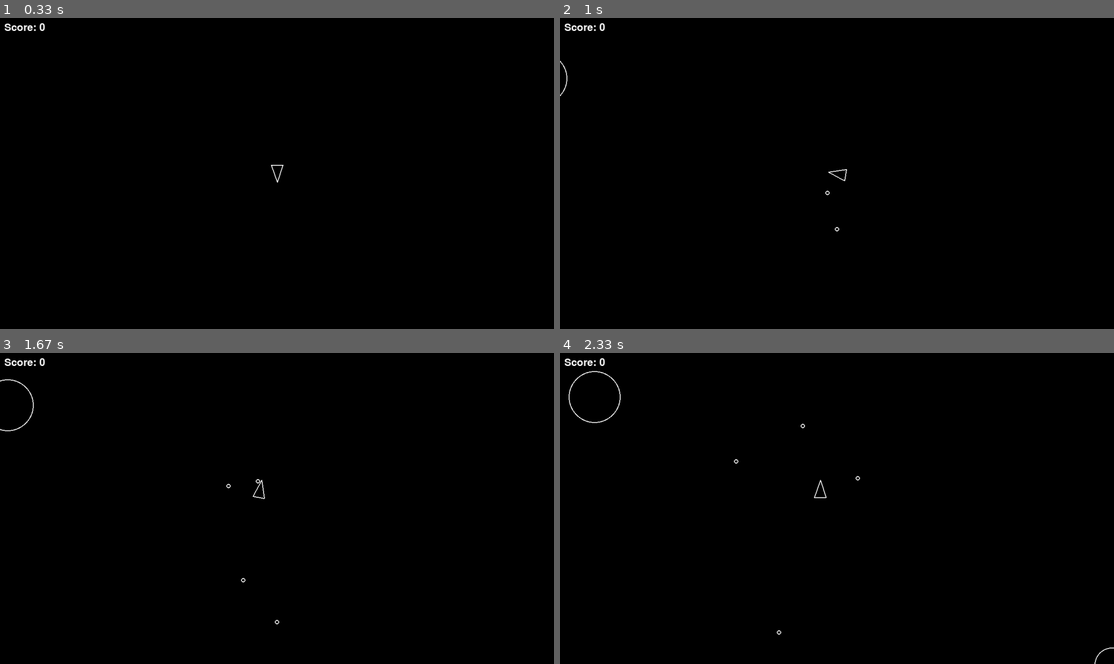
Above: before the commit, frames 1-4 (two rows, left to right).
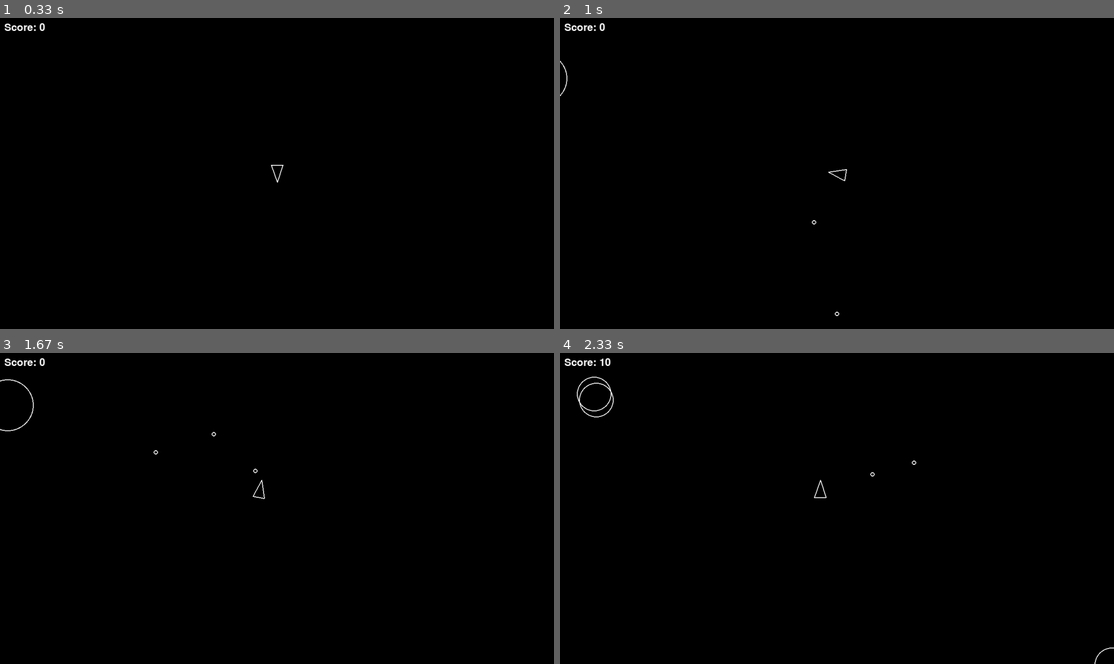
Above: after the commit, the same moments.

Repository: kebba-philip/asteroid-pygame
Game: pygame game, started from main.py
The game is run twice, just before and just after one commit, with the same random seed, the same clock (stepped at 60 frames per second) and the same inputs.
Inputs:
- Up to frame 1 (0.33 s): no input
- Up to frame 2 (1 s): tap Space at 0.33, 0.73 s; hold D from 0.67 s (still down)
- Up to frame 3 (1.67 s): tap Space at 1.03, 1.23, 1.57 s; release D at 1.13 s; hold W 1.17-1.47 s; hold D from 1.5 s (still down)
- Up to frame 4 (2.33 s): tap Space at 1.87, 2.07 s; release D at 1.97 s; hold A from 2 s (still down)

Frame 1 is identical in both runs. In frame 2, less than 0.1% of the frame differs, in the area x 45-51%, y 55-96%; in frame 3, less than 0.1%; in frame 4, 0.4%, in the area x 1-65%, y 1-91%.

Commit message:
Implement player respawn method

Diff:
--- a/player.py
+++ b/player.py
@@ -1,5 +1,5 @@
 from circleshape import CircleShape
-from constants import PLAYER_RADIUS, LINE_WIDTH, PLAYER_SPEED, PLAYER_TURN_SPEED, PLAYER_SHOOT_COOLDOWN_SECONDS
+from constants import PLAYER_RADIUS, LINE_WIDTH, PLAYER_SHOOT_SPEED, PLAYER_SPEED, PLAYER_TURN_SPEED, SCREEN_HEIGHT, SCREEN_WIDTH
 import pygame
 from shot import Shot
 
@@ -7,6 +7,7 @@
     def __init__(self, x: float, y: float) -> None:
         super().__init__(x, y, PLAYER_RADIUS)
         self.timer = 0
+        self.invincible_timer = 0
         self.rotation = 0
 
 
@@ -52,6 +53,24 @@
                 self.timer = 0.3
                 self.shoot()
 
+        if self.timer > 0:
+            self.timer -= dt
+
+        if self.invincible_timer > 0:
+            self.invincible_timer -= dt
+
+        keys = pygame.key.get_pressed()
+
     def shoot (self):
         shot = Shot(self.position.x, self.position.y)
-        shot.velocity = pygame.Vector2(0, 1).rotate(self.rotation) * PLAYER_SPEED
+        shot.velocity = pygame.Vector2(0, 1).rotate(self.rotation) * PLAYER_SHOOT_SPEED
+
+    def respawn(self):
+        self.position = pygame.Vector2(
+            SCREEN_WIDTH / 2,
+            SCREEN_HEIGHT / 2
+        )
+
+        self.velocity = pygame.Vector2(0, 0)
+        self.rotation = 0
+        self.invincible_timer = 3
